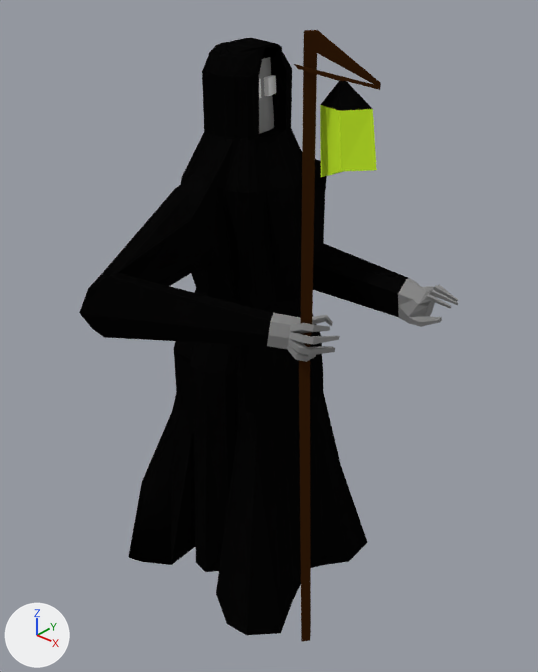
An edit to the Blender file Assets/GhostBasicModel.blend, drawn before and after from the same camera.
Camera for both pictures: a 50 mm lens placed at (7.05, -8.11, 8.39), pointed at (1.64, -1.93, 4.17). The axes (+X, +Y, +Z) are drawn at lower left. The lights are the same throughout.

The scene before the commit, as lines of its bpy script (objects in view):
```python
me_cube_002 = bpy.data.meshes.new('Cube.002')
me_cube_002.from_pydata(...)  # 910 vertices, 882 faces; spans x -1.42..2.65, y -3.01..1.45, z -3.57..4.3
# faces by material slot: [574, 217, 44, 5, 42]
me_cube_002.materials.append(mat_body)  # black #080808
me_cube_002.materials.append(mat_hands_face)  # grey #8a8a8a
me_cube_002.materials.append(mat_eyes)  # white #e7e7e7
me_cube_002.materials.append(mat_lantern)  # green #d3ff32
me_cube_002.materials.append(mat_staff)  # brown #3b210b
ob_cube = bpy.data.objects.new('Cube', me_cube_002)
ob_cube.location = (0.94, -1.4, 3.52)
```
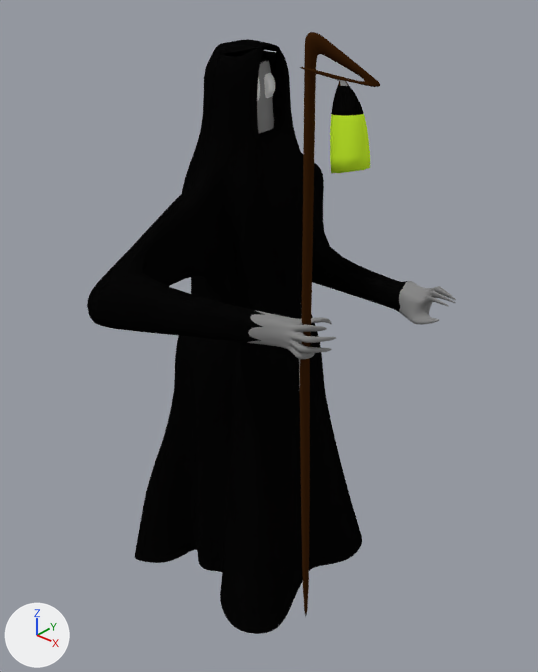
What changed in the scene script:
```text
Change me_cube_002:
    used by ob_cube; location = (0.94, -1.4, 3.52)
    remove me_cube_002.from_pydata(...)  # 910 vertices, 882 faces; spans x -1.42..2.65, y -3.01..1.45, z -3.57..4.3
    add me_cube_002.from_pydata(...)  # 890 vertices, 846 faces; spans x -1.42..2.65, y -3.01..1.45, z -3.57..4.3
    me_cube_002 part 1
    49 vertices are removed from x -0.75..0.75, y -0.75..0.75, z -3.26
    68 faces are deleted
    3 vertices in x 0.0..0.25, y -0.87..1.0, z -0.34 move by (0.0, 0.0, -0.4)
    3 vertices in x 0.0..0.25, y -0.88..1.0, z -0.75 move by (0.0, 0.0, -1.33)
    3 vertices in x 0.0..0.25, y -0.87..1.0, z -0.02 move by (0.0, 0.0, -0.5)
    88 vertices move from x -1.0..1.0, y -1.0..1.0, z -0.8..-0.02 to x -1.18..1.18, y -1.3..1.19, z -2.24..-0.44
    4 vertices are added at (1.43, 1.19, 1.14), (1.45, 1.17, 0.8), (1.47, 0.95, 0.67), (1.47, 0.9, 1.02)
    8 new faces join them, mat_body (black #080808)
    me_cube_002 part 2
    8 faces are deleted
    8 vertices are added at x 2.01..2.19, y -1.66..-1.44, z 4.01..4.23
    16 new faces join them, mat_staff (brown #3b210b)
    me_cube_002 part 3: 784 kept faces spanning x -1.42..2.65, y -3.01..1.45, z -3.57..4.3 are now shaded smooth
Change ob_cube:
    add _m = ob_cube.modifiers.new('Subsurf', 'SUBSURF')
```

Pixel boxes (x1, y1, x2, y2) of what changed, in the pictures (538 x 672 px):
'Cube', reshaped, modifiers changed
    before: (79, 30, 458, 642)
    after: (87, 32, 456, 634)
part 1 of me_cube_002, cut back
    before: (142, 243, 408, 635)
    after: (146, 247, 407, 634)
part 2 of me_cube_002, built on
    before: (301, 30, 377, 333)
    after: (302, 33, 369, 315)
part 3 of me_cube_002, shading changed
    before: (79, 30, 458, 642)
    after: (87, 32, 456, 616)
